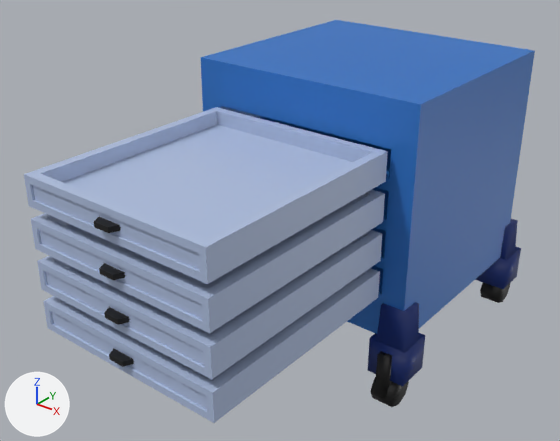
A saved change to the FBX model TI3 - RockeFeller/Assets/3DAssets/AssetsMedicina/BancadaHospitalar.fbx.
Rendered twice from a 50 mm lens placed at (0.921, -1.474, 1.095), pointed at (-0.047, -0.265, 0.346). Arrows for +X, +Y and +Z are at lower left; the lights stay in place. The picture after the commit comes second. Where no turn or scale is listed for an object, it has been applied to the vertices.

Objects in the first picture: 'BancadaHospitalar'.
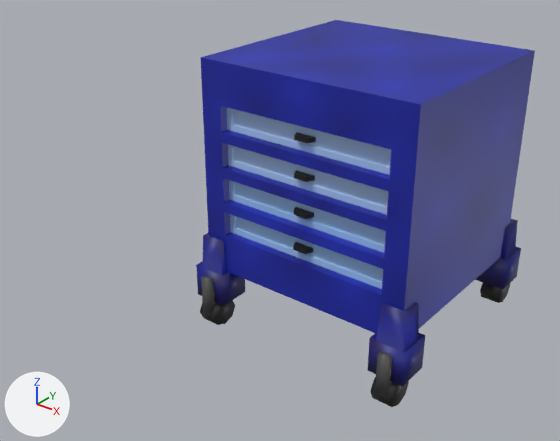
Where the newer file only moved an object's origin or applied its transform, the numbers keep the older frame.

What differs and where, as boxes (x1, y1, x2, y2) in the pictures (560 x 441 px; the box of a moved part takes in the faces that stretch with it):
'BancadaHospitalar', recoloured, reshaped, surface changed (34% narrower): before (24, 20, 535, 423); after (196, 20, 535, 407)
part 1 of me_cube_018, moved or reshaped: before (43, 268, 380, 423); after (230, 214, 383, 289)
part 2 of me_cube_018, moved or reshaped: before (37, 230, 382, 379); after (229, 180, 386, 253)
part 3 of me_cube_018, moved or reshaped: before (31, 190, 385, 333); after (228, 145, 388, 215)
part 4 of me_cube_018, moved or reshaped: before (24, 107, 388, 284); after (227, 107, 391, 175)
part 5 of me_cube_018, surface changed: before (24, 20, 535, 423); after (196, 20, 535, 401)

Diff of the bpy script that builds the scene:
```diff
--- a/TI3 - RockeFeller/Assets/3DAssets/AssetsMedicina/BancadaHospitalar.fbx.py
+++ b/TI3 - RockeFeller/Assets/3DAssets/AssetsMedicina/BancadaHospitalar.fbx.py
@@ img_qfmllt_png @@
+img_qfmllt_png = load_image('qFmLlT.png', '_unpacked/qFmLlT.png', 315, 250, 'sRGB')
@@ mat_material @@
+mat_material = principled_material('Material')
+mat_material.texture = img_qfmllt_png
@@ me_cube_018 @@
 # used by ob_bancadahospitalar; location = (0.0, 0.0, 0.0)
-me_cube_018.from_pydata(...)  # 466 vertices, 432 faces; spans x -0.298..0.298, y -0.782..0.314, z -0.003..0.673
-me_cube_018.materials.append(mat_bancadahospitalar)  # picture img_bancadahospitalar_png
+me_cube_018.from_pydata(...)  # 466 vertices, 432 faces; spans x -0.298..0.298, y -0.299..0.314, z -0.003..0.673
+# me_cube_018 part 1: the loose piece of 48 vertices spanning x -0.219..0.219, y -0.782..-0.273, z 0.253..0.314 is moved by (0.0, 0.528, 0.0)
+# me_cube_018 part 2: the loose piece of 48 vertices spanning x -0.219..0.219, y -0.782..-0.273, z 0.339..0.401 is moved by (0.0, 0.528, 0.0)
+# me_cube_018 part 3: the loose piece of 48 vertices spanning x -0.219..0.219, y -0.782..-0.273, z 0.426..0.487 is moved by (0.0, 0.528, 0.0)
+# me_cube_018 part 4: the loose piece of 48 vertices spanning x -0.219..0.219, y -0.782..-0.273, z 0.512..0.574 is moved by (0.0, 0.528, 0.0)
+# me_cube_018 part 5: texture (UV) coordinates of 432 of 432 faces, centred in x -0.298..0.298, y -0.782..0.314, z 0.002..0.673, changed; they spanned u 0.01..0.98, v 0.0..0.98 and now span u 0.09..0.77, v 0.04..0.49
+me_cube_018.materials.append(mat_material)  # picture img_qfmllt_png
```
